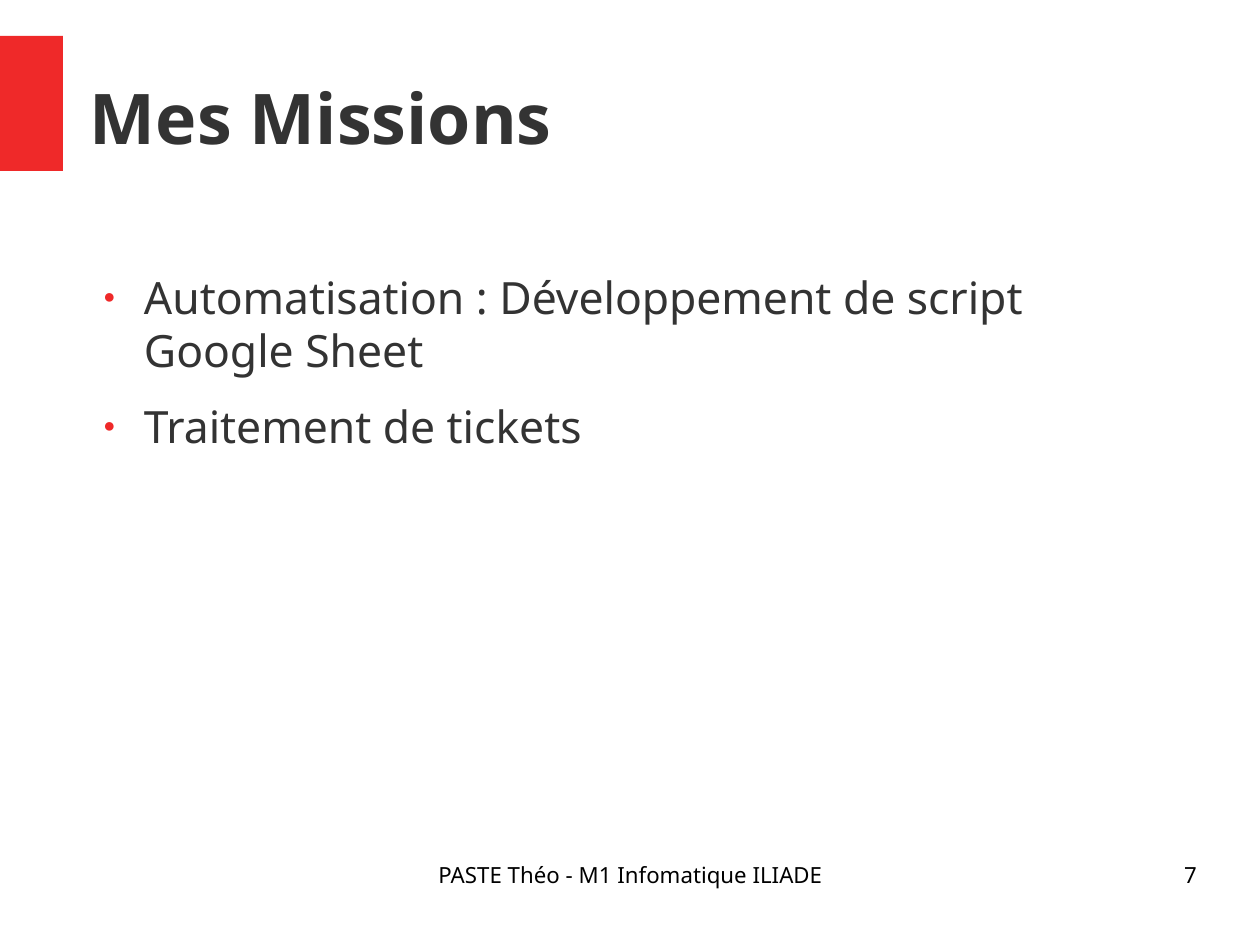
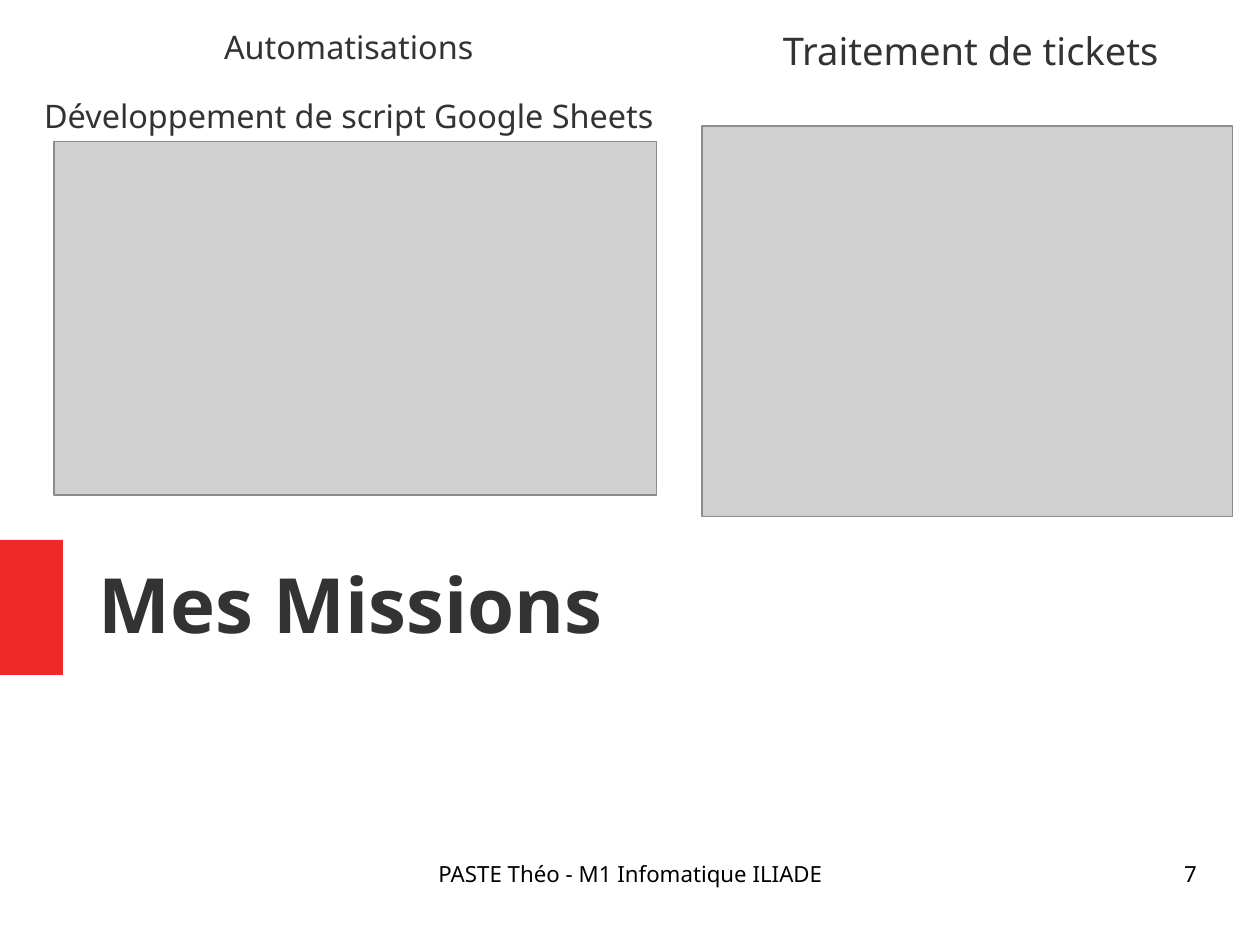
Before and after one commit to Narrateur/Rapport_de_Stage_M1, a slide deck: slide 7 of .gitbook/assets/Presentation_PASTE_Theo.odp. Drawn at 1260x945 pixels with LibreOffice and Linux fonts; fonts in the diff are those of the drawing; grey boxes stand for pictures. Boxes give left, top, right and bottom in pixels: in the first picture for what was removed or moved away, otherwise in the second. Text is boxed around its words. In the diff, an @@ line names an element or a change of style, - is before the commit and + after.

```diff
--- a/.gitbook/assets/Presentation_PASTE_Theo.odp
+++ b/.gitbook/assets/Presentation_PASTE_Theo.odp
@@ text added at [44, 35, 654, 136], 20.4 pt, text #333333 @@
+Automatisations
+Développement de script Google Sheets
@@ text added at [783, 36, 1159, 66], 24 pt, text #333333 @@
+Traitement de tickets
@@ picture added at [54, 142, 657, 495] @@
@@ picture added at [702, 126, 1234, 517] @@
@@ text removed at [144, 280, 1023, 444] @@
-● Automatisation : Développement de script Google Sheet
-● Traitement de tickets
@@ title "Mes Missions": place and size @@
-title "Mes Missions" at [90, 91, 552, 145]
+title "Mes Missions" at [99, 575, 603, 634]
@@ title "Mes Missions" at [99, 575, 603, 634]: size 44 to 48 pt @@
@@ rectangle: place and size @@
-rectangle at [0, 35, 63, 170]
+rectangle at [0, 540, 63, 675]
```
Also in this commit, not shown: 4 other slides changed, 3 other files.
